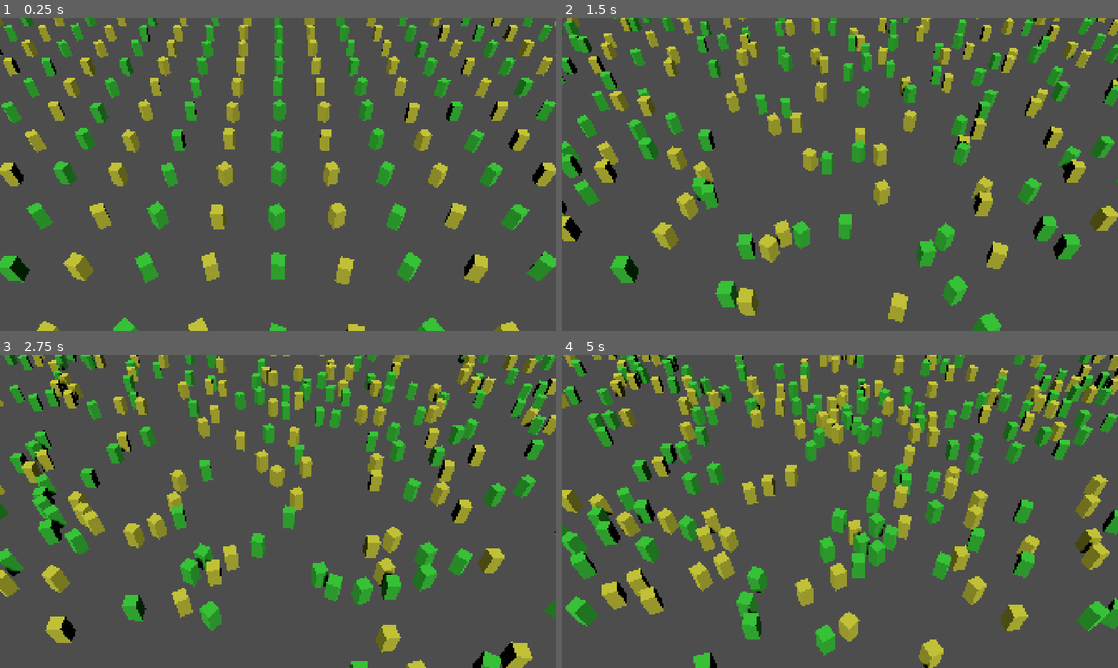
Above: before the commit, frames 1-4 (two rows, left to right).
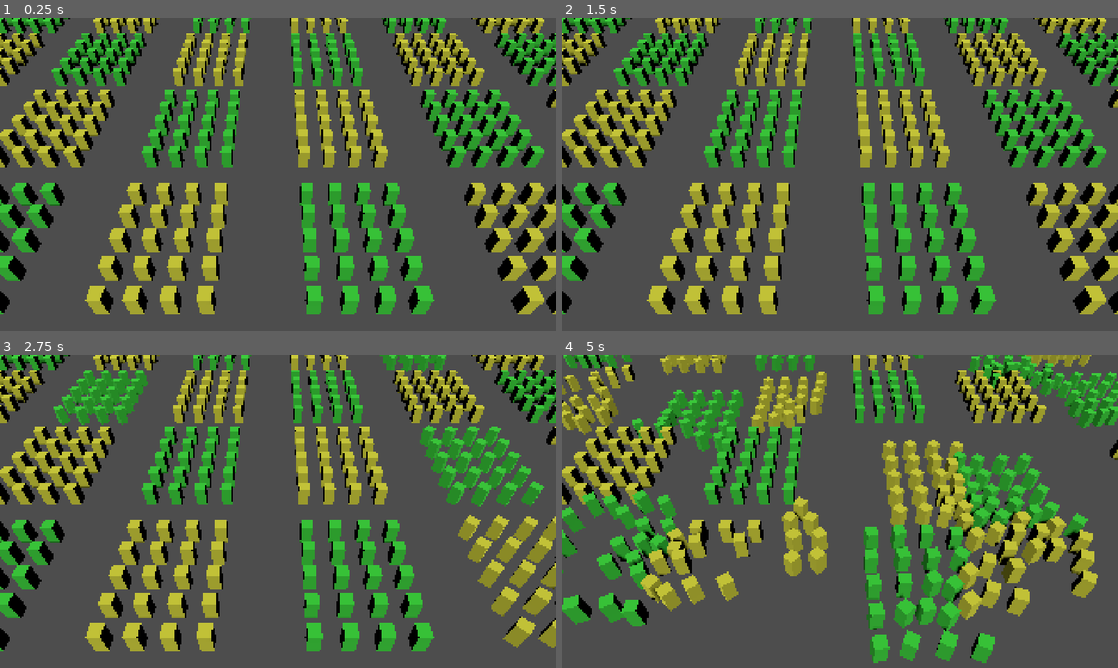
Above: after the commit, the same moments.

Repository: kennerCreates/ClipboardPoncho
Game: Godot game, scene res://scenes/main/main.tscn
The game is run twice, just before and just after one commit, with the same random seed, the same clock (stepped at 60 frames per second) and the same inputs.
Inputs:
- Up to frame 1 (0.25 s): no input
- Up to frame 2 (1.5 s): tap Enter at 0.5 s
- Up to frame 3 (2.75 s): no input
- Up to frame 4 (5 s): no input

The runs differ from the first frame. In frame 1, 42% of the frame differs, in the area x 0-100%, y 0-100%; in frame 2, 45%; in frame 3, 45%; in frame 4, 52%.

Commit message:
more pathfinding and crowd simulation debugging performance issues

Diff:
--- a/scripts/systems/debug_overlay.gd
+++ b/scripts/systems/debug_overlay.gd
@@ -17,6 +17,7 @@
 
 # Reference to unit manager for unit stats
 var unit_manager = null
+var pathfinding_system = null
 
 func _ready() -> void:
 	# Create UI hierarchy
@@ -62,6 +63,10 @@
 func set_unit_manager(manager) -> void:
 	unit_manager = manager
 
+## Set pathfinding system reference for displaying flow field stats
+func set_pathfinding_system(pf_system) -> void:
+	pathfinding_system = pf_system
+
 func _process(delta: float) -> void:
 	if not overlay_visible:
 		return
@@ -94,11 +99,17 @@
 		visible_units = unit_manager.get_visible_unit_count()
 		total_units = unit_manager.get_total_unit_count()
 
+	# Get flow field count if pathfinding available
+	var active_flow_fields = 0
+	if pathfinding_system:
+		active_flow_fields = pathfinding_system.get_active_field_count()
+
 	# Update label
 	label.text = """FPS: %d
 Frame Time: %.2f ms
 Draw Calls: %d
 Visible Units: %d / %d
+Flow Fields: %d
 Vertices: %d
 Memory: %.1f / %.1f MB""" % [
 		fps,
@@ -106,6 +117,7 @@
 		draw_calls,
 		visible_units,
 		total_units,
+		active_flow_fields,
 		vertices_drawn,
 		static_mem,
 		static_mem_max
--- /dev/null
+++ b/scripts/systems/formation_manager.gd
@@ -0,0 +1,126 @@
+extends Node
+class_name FormationManager
+## Manages unit formation assignment for group movement
+##
+## When multiple units are ordered to move to the same location, assigns each
+## unit a unique grid position to prevent clustering and create natural movement.
+
+# Formation settings
+const GRID_SPACING: float = 2.5  # Distance between units in formation (meters)
+
+# Formation caching (CRITICAL PERFORMANCE FIX)
+var formation_cache: Dictionary = {}  # cache_key -> {offsets: Dictionary, timestamp: float}
+const CACHE_DURATION: float = 30.0  # Reuse formations for 30 seconds
+
+# Reference to unit data
+var unit_data: UnitDataSystem
+
+func initialize(data: UnitDataSystem) -> void:
+	unit_data = data
+
+## Generate cache key from unit indices (helper function)
+func _generate_cache_key(unit_indices: Array[int]) -> String:
+	var sorted = unit_indices.duplicate()
+	sorted.sort()
+	return str(sorted.hash())
+
+## Assign grid formation positions to a group of units
+## Returns Dictionary mapping unit_idx -> target_position
+## PERFORMANCE: Caches formation offsets to avoid expensive recalculation
+func assign_formation_positions(unit_indices: Array[int], base_target: Vector3) -> Dictionary:
+	var positions = {}
+	var count = unit_indices.size()
+
+	if count == 0:
+		return positions
+
+	var current_time = Time.get_ticks_msec() / 1000.0
+
+	# Generate cache key from sorted unit indices
+	var cache_key = _generate_cache_key(unit_indices)
+
+	# Check if we have a valid cached formation for this group
+	if formation_cache.has(cache_key):
+		var cached = formation_cache[cache_key]
+		if current_time - cached.timestamp < CACHE_DURATION:
+			# Reuse cached offsets, just update base target (FAST PATH)
+			print("[FormationManager] CACHE HIT for %d units" % count)
+			for unit_idx in cached.offsets:
+				var offset = cached.offsets[unit_idx]
+				positions[unit_idx] = base_target + offset
+			return positions
+
+	# Cache miss - calculate new formation (SLOW PATH - only runs once per 30 seconds per group)
+	print("[FormationManager] CACHE MISS - calculating formation for %d units" % count)
+	var cols = int(ceil(sqrt(float(count))))
+	var rows = int(ceil(float(count) / float(cols)))
+
+	# Generate grid positions centered on target
+	var grid_positions = []
+	for i in range(count):
+		var row = int(i / cols)
+		var col = i % cols
+
+		# Center the grid on the target
+		var offset = Vector3(
+			(col - (cols - 1) / 2.0) * GRID_SPACING,
+			0.0,
+			(row - (rows - 1) / 2.0) * GRID_SPACING
+		)
+		grid_positions.append(base_target + offset)
+
+	# Use SmartCenter assignment if unit_data available
+	if unit_data:
+		positions = _smart_assignment(unit_indices, grid_positions)
+	else:
+		# Fallback: simple sequential assignment
+		for i in range(count):
+			positions[unit_indices[i]] = grid_positions[i]
+
+	# Cache the OFFSETS (not absolute positions) for reuse
+	var offsets = {}
+	for unit_idx in positions:
+		offsets[unit_idx] = positions[unit_idx] - base_target
+
+	formation_cache[cache_key] = {
+		"offsets": offsets,
+		"timestamp": current_time
+	}
+
+	return positions
+
+## SmartCenter: Assign each unit to closest available grid position
+## Minimizes total movement distance and prevents path crossing
+## OPTIMIZED: O(n² log n) instead of O(n³)
+func _smart_assignment(unit_indices: Array[int], grid_positions: Array) -> Dictionary:
+	var assignments = {}
+
+	# Build all distance pairs once
+	var distances = []
+	for unit_idx in unit_indices:
+		var unit_pos = unit_data.positions[unit_idx]
+		for i in range(grid_positions.size()):
+			distances.append({
+				"unit_idx": unit_idx,
+				"grid_idx": i,
+				"distance": unit_pos.distance_squared_to(grid_positions[i])
+			})
+
+	# Sort all pairs by distance (O(n² log n))
+	distances.sort_custom(func(a, b): return a.distance < b.distance)
+
+	# Greedily assign closest pairs
+	var used_units = {}
+	var used_positions = {}
+
+	for pair in distances:
+		if not used_units.has(pair.unit_idx) and not used_positions.has(pair.grid_idx):
+			assignments[pair.unit_idx] = grid_positions[pair.grid_idx]
+			used_units[pair.unit_idx] = true
+			used_positions[pair.grid_idx] = true
+
+			# Early exit when all units assigned
+			if assignments.size() == unit_indices.size():
+				break
+
+	return assignments
--- a/scripts/systems/game_manager.gd
+++ b/scripts/systems/game_manager.gd
@@ -20,11 +20,14 @@
 var max_units_per_player: int = 500
 var simulation_speed: float = 1.0
 
-# Test movement settings
+# Test movement settings (Phase 2: Group-based movement)
 var test_movement_enabled: bool = true
-var movement_area_size: float = 150.0  # All units move within shared 150x150 area at origin
-var move_interval_min: float = 2.0  # Minimum time between moves (seconds)
-var move_interval_max: float = 5.0  # Maximum time between moves (seconds)
+var movement_area_size: float = 150.0  # Groups move within 150x150 area at origin
+var move_interval_min: float = 5.0  # Minimum time between group moves (seconds)
+var move_interval_max: float = 10.0  # Maximum time between group moves (seconds)
+var units_per_group: int = 20  # Units in each group
+var num_groups: int = 50  # Total number of groups
+var group_next_move_times: Array[float] = []  # Group-level timers (PERFORMANCE FIX)
 
 func _ready() -> void:
 	# Find camera in scene
@@ -55,25 +58,54 @@
 
 	# Pass unit manager reference to debug overlay for unit stats
 	debug_overlay.set_unit_manager(unit_manager)
+	debug_overlay.set_pathfinding_system(unit_manager.pathfinding)
 
 	# Spawn some test units
 	_spawn_test_units()
 
 func _spawn_test_units() -> void:
-	# Spawn a grid of test units to test performance and frustum culling
-	# 32x32 = 1024 units (close to 1000)
-	var grid_size = 32
-	var spacing = 5.0
+	# Phase 2: Spawn 50 groups of 20 units (1000 total)
+	# Each group starts in a tight cluster, will move together with formations
+	var group_spacing = 15.0  # Distance between group spawn points
+	var unit_spacing = 2.5  # Distance between units within a group
 
-	for x in range(grid_size):
-		for z in range(grid_size):
-			var pos = Vector3(x * spacing - grid_size * spacing / 2.0, 0, z * spacing - grid_size * spacing / 2.0)
-			var player_id = 0 if x < grid_size / 2.0 else 1
-			var unit_type = UnitDataSystem.UnitType.MARINE if x % 2 == 0 else UnitDataSystem.UnitType.WORKER
+	# Arrange groups in a grid
+	var groups_per_row = int(sqrt(float(num_groups)))
 
-			unit_manager.spawn_unit(player_id, unit_type, pos)
+	for group_idx in range(num_groups):
+		var group_row = int(group_idx / groups_per_row)
+		var group_col = group_idx % groups_per_row
 
-	print("Spawned %d test units" % unit_manager.get_total_unit_count())
+		# Calculate group center position
+		var group_center = Vector3(
+			(group_col - groups_per_row / 2.0) * group_spacing,
+			0,
+			(group_row - groups_per_row / 2.0) * group_spacing
+		)
+
+		# Spawn units in a tight cluster within the group
+		var units_in_group_row = int(sqrt(float(units_per_group)))
+		for unit_idx in range(units_per_group):
+			var unit_row = int(unit_idx / units_in_group_row)
+			var unit_col = unit_idx % units_in_group_row
+
+			var unit_pos = group_center + Vector3(
+				(unit_col - units_in_group_row / 2.0) * unit_spacing,
+				0,
+				(unit_row - units_in_group_row / 2.0) * unit_spacing
+			)
+
+			var player_id = 0 if group_idx < int(num_groups / 2) else 1
+			var unit_type = UnitDataSystem.UnitType.MARINE if group_idx % 2 == 0 else UnitDataSystem.UnitType.WORKER
+
+			unit_manager.spawn_unit(player_id, unit_type, unit_pos)
+
+	# Initialize group-level timers (PERFORMANCE FIX)
+	group_next_move_times.resize(num_groups)
+	for i in range(num_groups):
+		group_next_move_times[i] = randf_range(move_interval_min, move_interval_max)
+
+	print("Spawned %d test units in %d groups" % [unit_manager.get_total_unit_count(), num_groups])
 
 func _process(delta: float) -> void:
 	if current_state != GameState.PLAYING:
@@ -109,29 +141,50 @@
 func resume_game() -> void:
 	current_state = GameState.PLAYING
 
-## Test behavior: Give units random movement targets
-## Each unit has its own timer for when to pick a new destination
+## Test behavior: Give GROUPS random movement targets (Phase 2)
+## Each group of 20 units shares the same target and uses formation positions
 func _update_test_movement(_delta: float) -> void:
 	var unit_data = unit_manager.unit_data
 	var half_size = movement_area_size / 2.0
-	var current_time = Time.get_ticks_msec() / 1000.0  # Convert to seconds
+	var current_time = Time.get_ticks_msec() / 1000.0
 
-	for i in range(unit_data.unit_count):
-		if not unit_data.is_alive(i):
+	# Process groups instead of individual units
+	var groups_moving_this_frame = 0
+	for group_idx in range(num_groups):
+		# Check group-level timer (PERFORMANCE FIX - prevents calling formation assignment every frame)
+		if current_time < group_next_move_times[group_idx]:
 			continue
 
-		# Check if it's time for this unit to pick a new destination
-		if current_time >= unit_data.next_move_times[i]:
-			# Random position within the movement area (centered at origin)
-			var random_target = Vector3(
+		groups_moving_this_frame += 1
+
+		var group_start = group_idx * units_per_group
+		var group_end = min(group_start + units_per_group, unit_data.unit_count)
+
+		if group_start >= unit_data.unit_count:
+			continue
+
+		# Check if it's time for this group to pick a new destination
+		if true:  # Always true now, timer check above
+			# Random target position for entire group
+			var group_target = Vector3(
 				randf_range(-half_size, half_size),
 				0.0,
 				randf_range(-half_size, half_size)
 			)
 
-			# Command unit to move
-			unit_manager.movement.command_move(i, random_target)
+			# Collect all alive units in the group
+			var group_units: Array[int] = []
+			for unit_idx in range(group_start, group_end):
+				if unit_data.is_alive(unit_idx):
+					group_units.append(unit_idx)
 
-			# Set next move time with random interval (2-5 seconds from now)
-			var next_interval = randf_range(move_interval_min, move_interval_max)
-			unit_data.next_move_times[i] = current_time + next_interval
+			# Command entire group to move (uses formation manager)
+			if not group_units.is_empty():
+				unit_manager.command_move(group_units, group_target)
+
+			# Set next move time for this GROUP (not individual units)
+			group_next_move_times[group_idx] = current_time + randf_range(move_interval_min, move_interval_max)
+
+	# Debug: Print how many groups moved this frame
+	if groups_moving_this_frame > 0:
+		print("[GameManager] %d groups moved this frame at time %.2f" % [groups_moving_this_frame, current_time])
--- a/scripts/systems/movement_system.gd
+++ b/scripts/systems/movement_system.gd
@@ -11,14 +11,15 @@
 const SEPARATION_DISTANCE: float = 1.8  # Preferred distance between units (units are 1m wide)
 const MAX_AVOIDANCE_NEIGHBORS: int = 3  # Only avoid N closest units (reduced for performance)
 
-# Movement smoothing
+# Movement smoothing (Phase 1: Research-based improvements)
 const MAX_STEERING_FORCE: float = 20.0  # Maximum steering force per frame
-const ARRIVAL_THRESHOLD: float = 0.5  # Distance at which unit "arrives" at target
+const ARRIVAL_THRESHOLD: float = 2.5  # Distance at which unit "arrives" at target (was 0.5m)
 
 # References
 var unit_data: UnitDataSystem
 var spatial_grid: SpatialGrid
 var pathfinding: PathfindingSystem
+var route_following: RouteFollowingSystem
 
 # Staggered update optimization
 var frame_counter: int = 0
@@ -28,10 +29,11 @@
 # Spatial grid rebuild optimization
 const SPATIAL_GRID_REBUILD_INTERVAL: int = 2  # Rebuild grid every N frames (stale but fast)
 
-func initialize(data: UnitDataSystem, grid: SpatialGrid, pathfinding_system: PathfindingSystem = null) -> void:
+func initialize(data: UnitDataSystem, grid: SpatialGrid, pathfinding_system: PathfindingSystem = null, route_following_system: RouteFollowingSystem = null) -> void:
 	unit_data = data
 	spatial_grid = grid
 	pathfinding = pathfinding_system
+	route_following = route_following_system
 
 ## Update all units - apply movement and steering
 ## Uses staggered updates: only 25% of units updated per frame
@@ -84,32 +86,56 @@
 	var to_target = target - pos
 	var distance_to_target = to_target.length()
 
-	# Check if arrived
+	# Check if arrived (Phase 2: Synchronized stopping)
 	if distance_to_target < ARRIVAL_THRESHOLD:
 		unit_data.states[unit_idx] = UnitDataSystem.UnitState.IDLE
 		unit_data.velocities[unit_idx] = Vector3.ZERO
-		return
-
-	# Calculate desired velocity using direct path (flow fields temporarily disabled)
-	var speed = unit_data.get_unit_speed(unit_idx)
-	var desired_velocity = to_target.normalized() * speed
-
-	# TODO: Re-enable flow fields after performance testing
-	# if pathfinding and pathfinding.is_in_bounds(pos):
-	# 	var flow_direction = pathfinding.get_flow_direction(pos, target)
-	# 	if flow_direction.length_squared() > 0.01:
-	# 		desired_velocity = flow_direction.normalized() * speed
-
-	# Apply collision avoidance
+
+		# StarCraft 2 technique: Synchronized stop - when one unit arrives,
+		# stop nearby units that are also close to their targets
+		var nearby = spatial_grid.query_radius(pos, SEPARATION_DISTANCE * 2.0)
+		for neighbor_idx in nearby:
+			if neighbor_idx == unit_idx:
+				continue
+
+			# Only affect units that are moving
+			if unit_data.states[neighbor_idx] != UnitDataSystem.UnitState.MOVING:
+				continue
+
+			# Check if neighbor is also close to its target
+			var neighbor_target = unit_data.target_positions[neighbor_idx]
+			var neighbor_pos = unit_data.positions[neighbor_idx]
+			var neighbor_dist = neighbor_pos.distance_to(neighbor_target)
+
+			# If within 1.5x threshold, stop it too (creates synchronized group stop)
+			if neighbor_dist < ARRIVAL_THRESHOLD * 1.5:
+				unit_data.states[neighbor_idx] = UnitDataSystem.UnitState.IDLE
+				unit_data.velocities[neighbor_idx] = Vector3.ZERO
+
+		return
+
+	# LEVEL 3: Route Following - Get preferred velocity from flow fields
+	var preferred_velocity = Vector3.ZERO
+	if route_following:
+		preferred_velocity = route_following.calculate_preferred_velocity(unit_idx)
+	else:
+		# Fallback if route_following not available
+		var speed = unit_data.get_unit_speed(unit_idx)
+		preferred_velocity = to_target.normalized() * speed
+
+	# LEVEL 2: Local Movement - Apply collision avoidance
 	var avoidance_force = _calculate_avoidance(unit_idx, pos)
 
-	# Combine forces
-	var steering = desired_velocity + avoidance_force - velocity
+	# Combine Level 3 (preferred velocity) with Level 2 (avoidance)
+	var steering = preferred_velocity + avoidance_force - velocity
 	steering = steering.limit_length(MAX_STEERING_FORCE)
 
-	# Apply steering
+	# Apply steering to get actual velocity
 	velocity += steering * delta
-	velocity = velocity.limit_length(speed)
+
+	# Limit to unit's max speed
+	var max_speed = unit_data.get_unit_speed(unit_idx)
+	velocity = velocity.limit_length(max_speed)
 
 	# Update data
 	unit_data.velocities[unit_idx] = velocity
--- /dev/null
+++ b/scripts/systems/route_following_system.gd
@@ -0,0 +1,69 @@
+extends Node
+class_name RouteFollowingSystem
+## Level 3: Route Following - Converts flow fields into preferred velocities
+##
+## This is the critical bridge between pathfinding (Level 4) and collision avoidance (Level 2).
+## Takes flow fields or direct paths and produces the velocity the unit WANTS to have,
+## which is then adjusted by Level 2 for collision avoidance.
+
+# References
+var unit_data: UnitDataSystem
+var pathfinding: PathfindingSystem
+
+# Route following settings (Phase 1: Research-based improvements)
+const ARRIVAL_SLOWING_RADIUS: float = 10.0  # Start slowing within 10m of target (was 5m)
+const MIN_SPEED_FACTOR: float = 0.35  # Don't slow below 35% of max speed (was 20%)
+
+func initialize(data: UnitDataSystem, pathfinding_system: PathfindingSystem) -> void:
+	unit_data = data
+	pathfinding = pathfinding_system
+
+## Calculate preferred velocity for a unit (Level 3 output)
+## This is what the unit WANTS to do, before collision avoidance
+func calculate_preferred_velocity(unit_idx: int) -> Vector3:
+	var pos = unit_data.positions[unit_idx]
+	var target = unit_data.target_positions[unit_idx]
+	var desired_speed = unit_data.get_unit_speed(unit_idx)
+
+	# Get direction from flow field (Level 4 output)
+	var direction = _get_route_direction(pos, target)
+
+	# Apply arrival behavior - slow down smoothly near target
+	var speed = _calculate_arrival_speed(pos, target, desired_speed)
+
+	# Preferred velocity = direction * speed
+	return direction * speed
+
+## Get direction from flow field or fall back to direct path
+func _get_route_direction(pos: Vector3, target: Vector3) -> Vector3:
+	# Try to get flow field direction first (Level 4: Global Route Planning)
+	if pathfinding and pathfinding.is_in_bounds(pos):
+		var flow_direction = pathfinding.get_flow_direction(pos, target)
+
+		# If we got a valid flow direction, use it
+		if flow_direction.length_squared() > 0.01:
+			return flow_direction.normalized()
+
+	# Fall back to direct path (straight line to target)
+	var to_target = target - pos
+	var distance = to_target.length()
+
+	if distance > 0.1:
+		return to_target.normalized()
+	else:
+		return Vector3.ZERO
+
+## Calculate speed with arrival behavior (slow down smoothly near target)
+func _calculate_arrival_speed(pos: Vector3, target: Vector3, max_speed: float) -> float:
+	var distance_to_target = pos.distance_to(target)
+
+	# Full speed when far away
+	if distance_to_target >= ARRIVAL_SLOWING_RADIUS:
+		return max_speed
+
+	# Smooth deceleration within slowing radius
+	# Speed scales linearly from max_speed to min_speed as we approach target
+	var arrival_factor = distance_to_target / ARRIVAL_SLOWING_RADIUS
+	arrival_factor = max(arrival_factor, MIN_SPEED_FACTOR)  # Don't go below minimum
+
+	return max_speed * arrival_factor
--- a/scripts/systems/unit_manager.gd
+++ b/scripts/systems/unit_manager.gd
@@ -17,6 +17,8 @@
 var movement: MovementSystem
 var spatial_grid: SpatialGrid
 var pathfinding: PathfindingSystem
+var route_following: RouteFollowingSystem
+var formation_manager: FormationManager
 
 # Unit tracking by player
 var units_by_player: Dictionary = {}  # player_id -> Array[int] (unit indices)
@@ -43,9 +45,17 @@
 	pathfinding = PathfindingSystem.new()
 	add_child(pathfinding)
 
+	route_following = RouteFollowingSystem.new()
+	add_child(route_following)
+	route_following.initialize(unit_data, pathfinding)
+
+	formation_manager = FormationManager.new()
+	add_child(formation_manager)
+	formation_manager.initialize(unit_data)
+
 	movement = MovementSystem.new()
 	add_child(movement)
-	movement.initialize(unit_data, spatial_grid, pathfinding)
+	movement.initialize(unit_data, spatial_grid, pathfinding, route_following)
 
 	# Initialize player tracking
 	units_by_player[0] = []  # Player 1
@@ -79,9 +89,14 @@
 func can_spawn_unit(player_id: int) -> bool:
 	return get_player_unit_count(player_id) < MAX_UNITS_PER_PLAYER
 
-## Command units to move
+## Command units to move (Phase 2: Formation-based movement)
 func command_move(unit_indices: Array[int], target_pos: Vector3) -> void:
-	movement.command_move_group(unit_indices, target_pos)
+	# Use formation manager to assign offset positions
+	var formation_positions = formation_manager.assign_formation_positions(unit_indices, target_pos)
+
+	# Command each unit to its assigned formation position
+	for unit_idx in formation_positions:
+		movement.command_move(unit_idx, formation_positions[unit_idx])
 
 ## Update all systems (called from GameManager)
 func update(delta: float) -> void:
Not shown, added: scripts/systems/formation_manager.gd.uid
Not shown, added: scripts/systems/route_following_system.gd.uid
